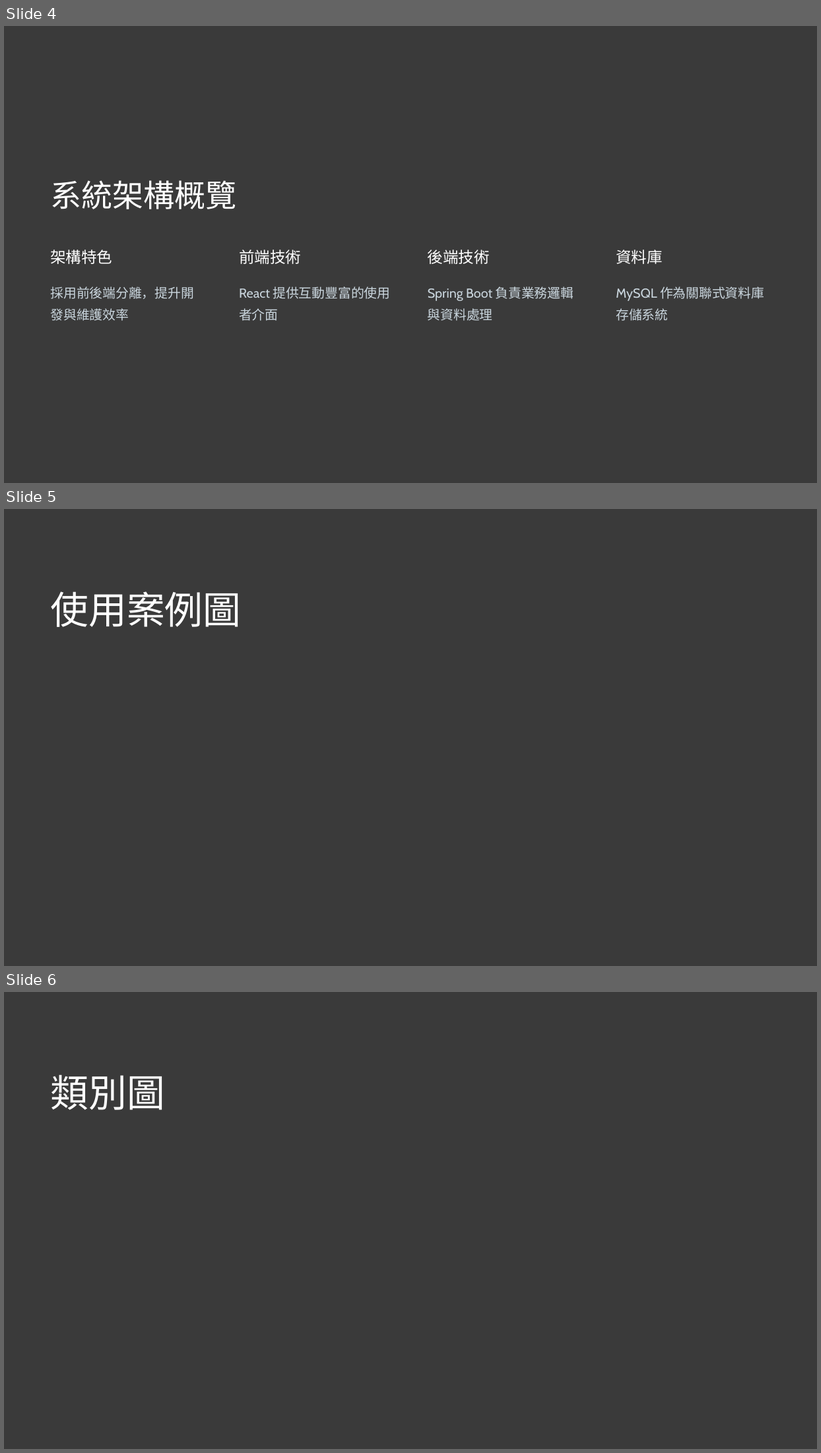
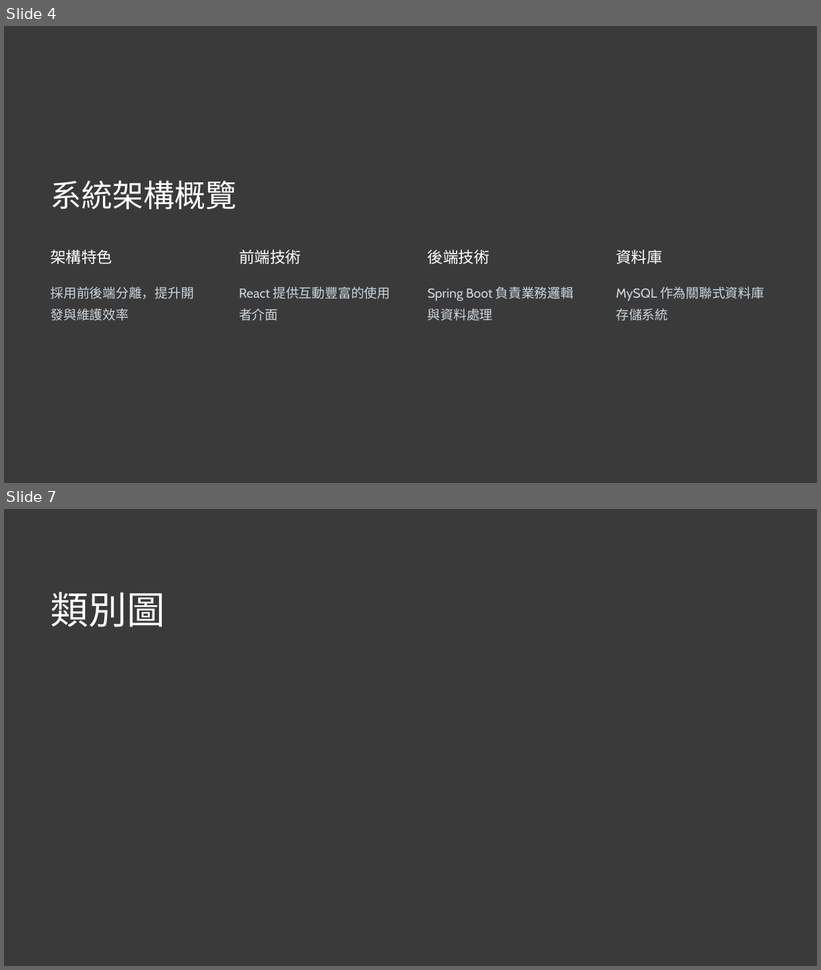
Before and after one commit to Balabababala/shoppingProject, a slide deck: 說明用工具/張允豪 購物網站 專題 ver.0.000002.pptx. Shown one above the other, each under a label of ours: slides 4, 5 and 6 before the commit, slides 4 and 7 after it; the slides between them are not shown. The pictures are 821x1453 and 821x970 pixels, drawn with LibreOffice and Linux fonts; fonts in the diff are those of the drawing. Boxes give left, top, right and bottom in pixels: in the first picture for what was removed or moved away, otherwise in the second. Text is boxed around its words. In the diff, an @@ line names an element or a change of style, - is before the commit and + after.

```diff
--- a/說明用工具/張允豪 購物網站 專題 ver.0.000002.pptx
+++ b/說明用工具/張允豪 購物網站 專題 ver.0.000002.pptx
@@ slide 5 removed at box(4, 509, 817, 966), background #3A3A3A @@
@@ text removed at box(51, 591, 242, 627) @@
-使用案例圖
@@ what was slide 6 is now slide 7 @@
```
Also in this commit, not shown: 3 slides added, 50 other files.
